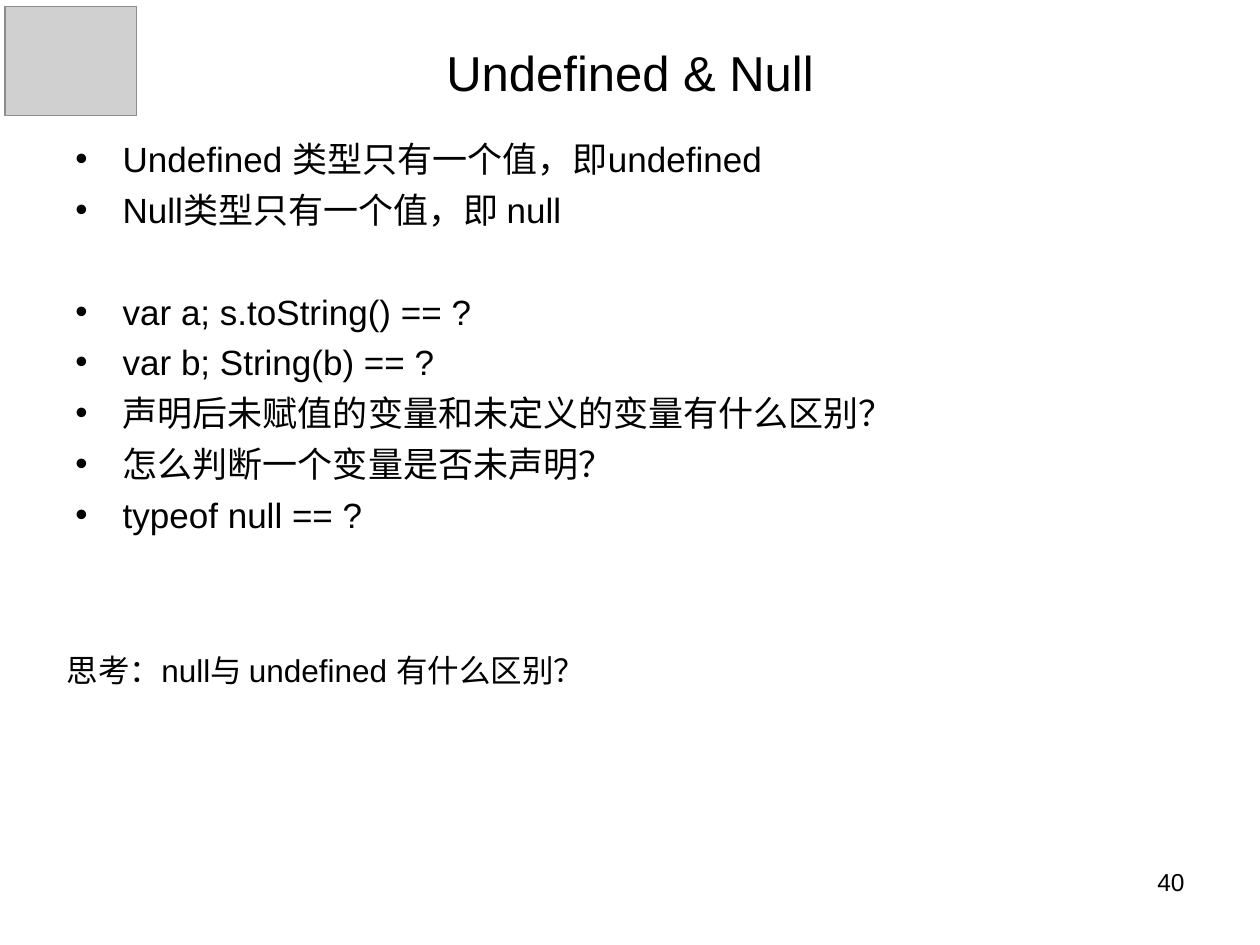
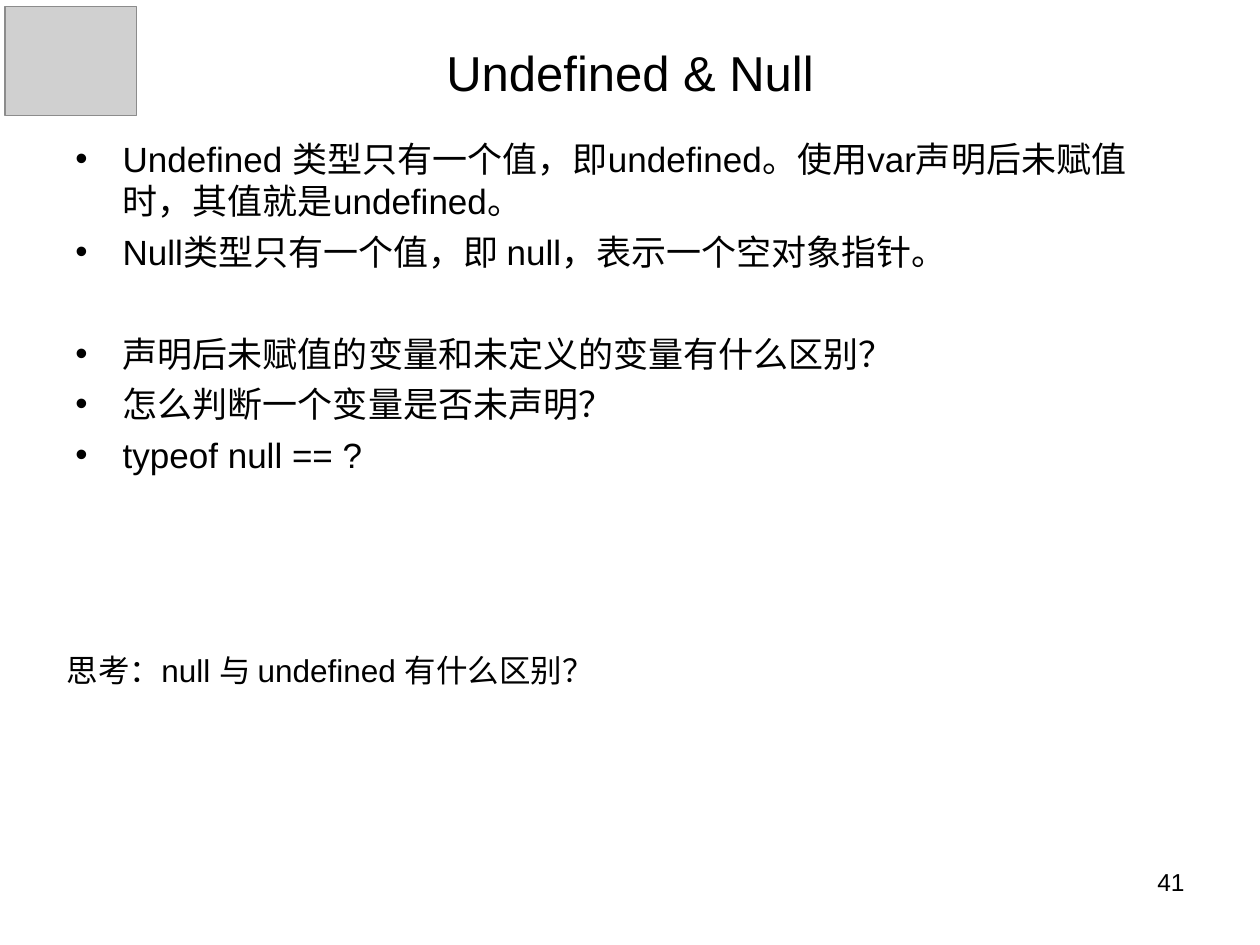
Before and after one commit to panxuepeng/javascript, a slide deck: slide 41 of ppt/1-1（第一天课程）.ppt (slide 40 before the commit). Drawn at 1260x945 pixels with LibreOffice and Linux fonts; fonts in the diff are those of the drawing; grey boxes stand for pictures. Boxes give left, top, right and bottom in pixels: in the first picture for what was removed or moved away, otherwise in the second. Text is boxed around its words. In the diff, an @@ line names an element or a change of style, - is before the commit and + after.

```diff
--- a/ppt/1-1（第一天课程）.ppt
+++ b/ppt/1-1（第一天课程）.ppt
@@ text at [123, 142, 1126, 269]: text changed @@
-• Undefined 类型只有一个值，即undefined
-• Null类型只有一个值，即 null
-• var a; s.toString() == ?
-• var b; String(b) == ?
+• Undefined 类型只有一个值，即undefined。使用var声明后未赋值时，其值就是undefined。
+• Null类型只有一个值，即 null，表示一个空对象指针。
@@ text at [67, 655, 594, 685]: spaces changed @@
-思考：null与 undefined 有什么区别？
+思考：null 与 undefined 有什么区别？
@@ page number at [1157, 874, 1184, 891]: text changed @@
-40
+41
```
Also in this commit, not shown: 22 other slides changed, 12 slides added, 1 slide removed, 3 other files.
